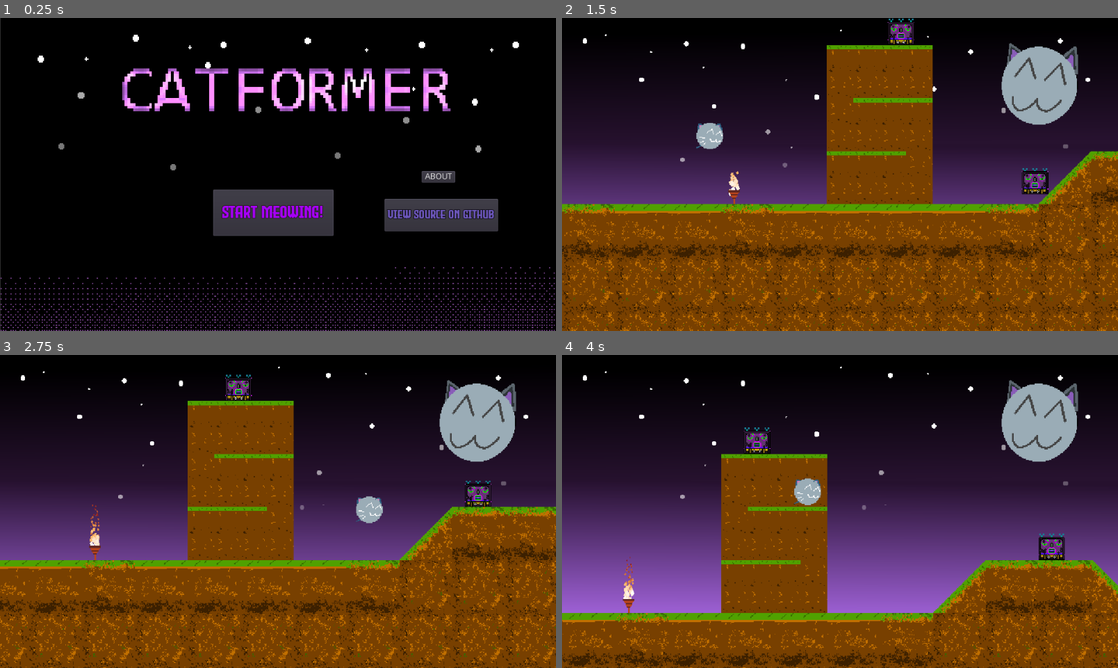
Above: before the commit, frames 1-4 (two rows, left to right).
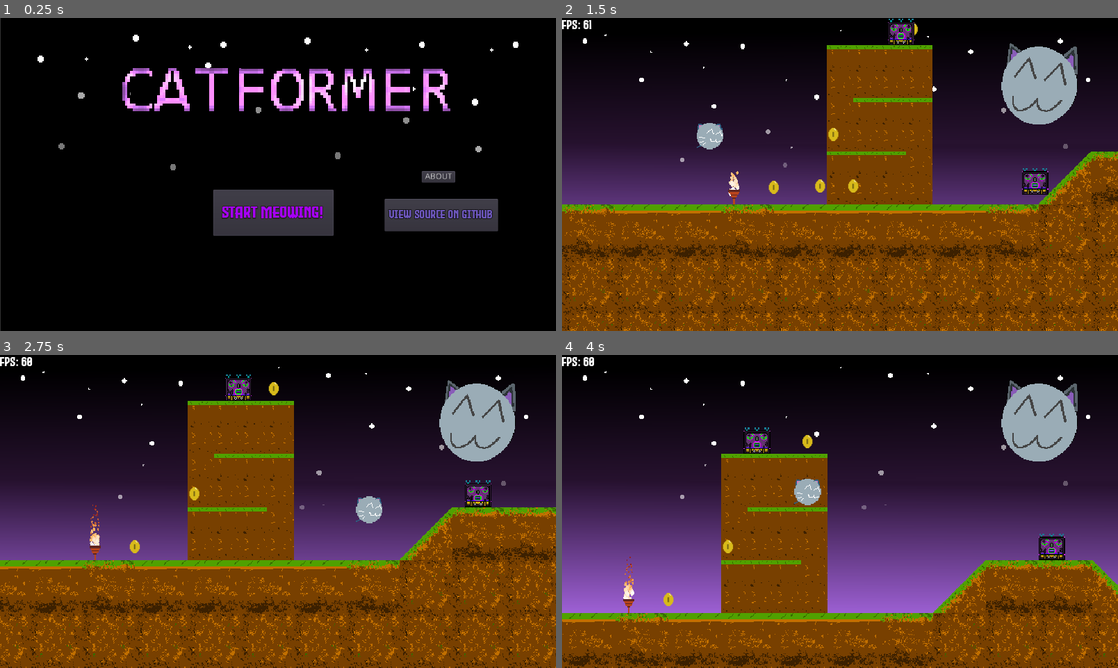
Above: after the commit, the same moments.

Repository: EliasVincent/catformer-simple-godot-platformer
Game: Godot game, scene res://scenes/MenuPanel.tscn
Same seed, same stepped clock (60 frames per second), same inputs: the game is played once before the commit and once after it.
Inputs:
- Up to frame 1 (0.25 s): no input
- Up to frame 2 (1.5 s): click "Start Meowing!" at 0.5 s; hold D (right) from 1.28 s (still down); hold Up (jump) from 1.28 s (still down)
- Up to frame 3 (2.75 s): keep holding D (right); release Up (jump) at 2.03 s; tap Up (jump) at 2.1, 2.27, 2.57 s
- Up to frame 4 (4 s): release D (right) at 2.78 s; hold Left (left) 2.78-3.53 s; hold Up (jump) 2.78-3.53 s; hold D (right) from 3.53 s (still down); tap Up (jump) at 3.6, 3.77 s

The runs differ from the first frame. In frame 1, 4.1% of the frame differs, in the area x 0-100%, y 5-100%; in frame 2, 6.2%, in the area x 0-100%, y 0-100%; in frame 3, 5.4%; in frame 4, 4.0%.

Commit message:
added coins with animations and a sound effect

Diff:
--- a/BlockCatSpriteFrame.tres
+++ b/BlockCatSpriteFrame.tres
@@ -14,11 +14,6 @@
 "name": "idle",
 "speed": 5.0
 }, {
-"frames": [ ExtResource( 5 ) ],
-"loop": true,
-"name": "walkright",
-"speed": 5.0
-}, {
 "frames": [ ExtResource( 6 ) ],
 "loop": true,
 "name": "walkleft",
@@ -28,4 +23,9 @@
 "loop": true,
 "name": "New Anim",
 "speed": 5.0
+}, {
+"frames": [ ExtResource( 5 ) ],
+"loop": true,
+"name": "walkright",
+"speed": 5.0
 } ]
--- a/project.godot
+++ b/project.godot
@@ -17,13 +17,15 @@
 
 config/name="2D NES Platformer"
 run/main_scene="res://scenes/MenuPanel.tscn"
+boot_splash/image="res://sprites/bg1.png"
+boot_splash/use_filter=false
 config/icon="res://sprites/circlecatidle3.png"
 
 [display]
 
 window/size/width=960
 window/size/height=540
-window/stretch/mode="viewport"
+window/stretch/mode="2d"
 window/stretch/aspect="keep"
 
 [input]
--- /dev/null
+++ b/scenes/Coin.gd
@@ -0,0 +1,9 @@
+extends Area2D
+
+onready var aniPlayer: AnimationPlayer = get_node("AnimationPlayer")
+
+
+
+func _on_Coin_body_entered(body):
+	if body.is_in_group("player"):
+		aniPlayer.play("fade_out")
--- /dev/null
+++ b/scenes/Coin.tscn
@@ -0,0 +1,106 @@
+[gd_scene load_steps=7 format=2]
+
+[ext_resource path="res://sprites/coin.png" type="Texture" id=1]
+[ext_resource path="res://scenes/Coin.gd" type="Script" id=2]
+[ext_resource path="res://audio/Coins 9 - Sound effects Pack 2.wav" type="AudioStream" id=3]
+
+[sub_resource type="CapsuleShape2D" id=1]
+radius = 6.43372
+height = 4.93313
+
+[sub_resource type="Animation" id=2]
+resource_name = "bounce"
+length = 1.9
+tracks/0/type = "value"
+tracks/0/path = NodePath("CoinSprite:position")
+tracks/0/interp = 1
+tracks/0/loop_wrap = true
+tracks/0/imported = false
+tracks/0/enabled = true
+tracks/0/keys = {
+"times": PoolRealArray( 0, 0.9, 1.9 ),
+"transitions": PoolRealArray( 0.183011, 4.92458, 1 ),
+"update": 0,
+"values": [ Vector2( 0, 0 ), Vector2( 0, -4.29161 ), Vector2( 0, -0.090065 ) ]
+}
+tracks/1/type = "value"
+tracks/1/path = NodePath(".:modulate")
+tracks/1/interp = 1
+tracks/1/loop_wrap = true
+tracks/1/imported = false
+tracks/1/enabled = true
+tracks/1/keys = {
+"times": PoolRealArray( 0 ),
+"transitions": PoolRealArray( 1 ),
+"update": 0,
+"values": [ Color( 1, 1, 1, 1 ) ]
+}
+
+[sub_resource type="Animation" id=3]
+resource_name = "fade_out"
+tracks/0/type = "value"
+tracks/0/path = NodePath(".:modulate")
+tracks/0/interp = 1
+tracks/0/loop_wrap = true
+tracks/0/imported = false
+tracks/0/enabled = true
+tracks/0/keys = {
+"times": PoolRealArray( 0, 0.2 ),
+"transitions": PoolRealArray( 1, 1 ),
+"update": 0,
+"values": [ Color( 1, 1, 1, 1 ), Color( 1, 1, 1, 0 ) ]
+}
+tracks/1/type = "method"
+tracks/1/path = NodePath(".")
+tracks/1/interp = 1
+tracks/1/loop_wrap = true
+tracks/1/imported = false
+tracks/1/enabled = true
+tracks/1/keys = {
+"times": PoolRealArray( 0.2 ),
+"transitions": PoolRealArray( 1 ),
+"values": [ {
+"args": [  ],
+"method": "queue_free"
+} ]
+}
+tracks/2/type = "audio"
+tracks/2/path = NodePath("CoinSound")
+tracks/2/interp = 1
+tracks/2/loop_wrap = true
+tracks/2/imported = false
+tracks/2/enabled = true
+tracks/2/keys = {
+"clips": [  ],
+"times": PoolRealArray(  )
+}
+tracks/3/type = "value"
+tracks/3/path = NodePath("CoinSound:playing")
+tracks/3/interp = 1
+tracks/3/loop_wrap = true
+tracks/3/imported = false
+tracks/3/enabled = true
+tracks/3/keys = {
+"times": PoolRealArray( 0 ),
+"transitions": PoolRealArray( 1 ),
+"update": 1,
+"values": [ true ]
+}
+
+[node name="Coin" type="Area2D"]
+script = ExtResource( 2 )
+
+[node name="CoinSprite" type="Sprite" parent="."]
+texture = ExtResource( 1 )
+
+[node name="CollisionShape2D" type="CollisionShape2D" parent="."]
+shape = SubResource( 1 )
+
+[node name="AnimationPlayer" type="AnimationPlayer" parent="."]
+autoplay = "bounce"
+anims/bounce = SubResource( 2 )
+anims/fade_out = SubResource( 3 )
+
+[node name="CoinSound" type="AudioStreamPlayer" parent="."]
+stream = ExtResource( 3 )
+[connection signal="body_entered" from="." to="." method="_on_Coin_body_entered"]
--- a/scenes/Enemy1.tscn
+++ b/scenes/Enemy1.tscn
@@ -13,6 +13,7 @@
 [node name="Enemy1" type="KinematicBody2D" groups=[
 "enemy",
 ]]
+z_index = 1
 script = ExtResource( 2 )
 
 [node name="Sprite" type="Sprite" parent="."]
--- a/scenes/GameOverPanel.tscn
+++ b/scenes/GameOverPanel.tscn
@@ -48,11 +48,11 @@
 script = ExtResource( 1 )
 
 [node name="AnimatedSprite" type="AnimatedSprite" parent="."]
-position = Vector2( 480, 272 )
 frames = SubResource( 1 )
-frame = 13
+frame = 10
 speed_scale = 0.5
 playing = true
+centered = false
 
 [node name="HitSoundPlayer" type="AudioStreamPlayer" parent="."]
 stream = ExtResource( 4 )
--- a/scenes/Level1.tscn
+++ b/scenes/Level1.tscn
@@ -9,7 +9,9 @@
 [ext_resource path="res://tilesets/medium_tileset.tres" type="TileSet" id=7]
 [ext_resource path="res://scenes/Spike.tscn" type="PackedScene" id=8]
 [ext_resource path="res://scenes/Torch.tscn" type="PackedScene" id=9]
+[ext_resource path="res://scenes/fps_label.tscn" type="PackedScene" id=10]
 [ext_resource path="res://scripts/Level1.gd" type="Script" id=11]
+[ext_resource path="res://scenes/Coin.tscn" type="PackedScene" id=12]
 
 [sub_resource type="RectangleShape2D" id=1]
 extents = Vector2( 64.5394, 32.3433 )
@@ -114,6 +116,7 @@
 
 [node name="BlockCat" parent="." instance=ExtResource( 2 )]
 position = Vector2( 144, 110.566 )
+z_index = 1
 
 [node name="Camera2D" type="Camera2D" parent="BlockCat"]
 position = Vector2( 0, -14.5663 )
@@ -133,6 +136,8 @@
 
 [node name="ParallaxBackground" type="ParallaxBackground" parent="BlockCat/Camera2D"]
 
+[node name="fps_label" parent="BlockCat/Camera2D/ParallaxBackground" instance=ExtResource( 10 )]
+
 [node name="Sprite" type="Sprite" parent="BlockCat/Camera2D/ParallaxBackground"]
 position = Vector2( 482.933, 276 )
 scale = Vector2( 1.51583, 1.53333 )
@@ -229,3 +234,28 @@
 position = Vector2( 2136, 112 )
 scale = Vector2( 1, 1.29481 )
 z_index = -1
+
+[node name="remove_before_release" type="Label" parent="."]
+margin_left = 5448.0
+margin_top = 106.0
+margin_right = 5492.0
+margin_bottom = 120.0
+text = "wow! :)"
+__meta__ = {
+"_edit_use_anchors_": false
+}
+
+[node name="Coin" parent="." instance=ExtResource( 12 )]
+position = Vector2( 256, 112 )
+
+[node name="Coin2" parent="." instance=ExtResource( 12 )]
+position = Vector2( 352, 110.566 )
+
+[node name="Coin3" parent="." instance=ExtResource( 12 )]
+position = Vector2( 312, 110.566 )
+
+[node name="Coin4" parent="." instance=ExtResource( 12 )]
+position = Vector2( 328, 48 )
+
+[node name="Coin5" parent="." instance=ExtResource( 12 )]
+position = Vector2( 424, -79 )
--- a/scenes/MenuPanel.tscn
+++ b/scenes/MenuPanel.tscn
@@ -52,7 +52,7 @@
 position = Vector2( 480.5, 270 )
 scale = Vector2( 2.07576, 2.25 )
 frames = SubResource( 1 )
-frame = 1
+frame = 6
 speed_scale = 0.3
 playing = true
 
--- /dev/null
+++ b/scenes/fps_label.gd
@@ -0,0 +1,6 @@
+extends Label
+
+func _process(delta):
+	# FPS counter
+	text = ""
+	text +="fps: " + str(Engine.get_frames_per_second())
--- /dev/null
+++ b/scenes/fps_label.tscn
@@ -0,0 +1,19 @@
+[gd_scene load_steps=4 format=2]
+
+[ext_resource path="res://Evil Empire.otf" type="DynamicFontData" id=1]
+[ext_resource path="res://scenes/fps_label.gd" type="Script" id=2]
+
+[sub_resource type="DynamicFont" id=1]
+size = 22
+outline_size = 1
+outline_color = Color( 0, 0, 0, 1 )
+font_data = ExtResource( 1 )
+
+[node name="fps_label" type="Label"]
+margin_right = 168.0
+margin_bottom = 56.0
+custom_fonts/font = SubResource( 1 )
+script = ExtResource( 2 )
+__meta__ = {
+"_edit_use_anchors_": false
+}
Not shown, added: audio/Coins 9 - Sound effects Pack 2.wav.import
Not shown, changed: export_presets.cfg
Not shown: 1 places in scenes/Level1.tscn that only renumber resources
Binary file added: sprites/coin.png
Not shown, added: audio/Coins 9 - Sound effects Pack 2.wav
